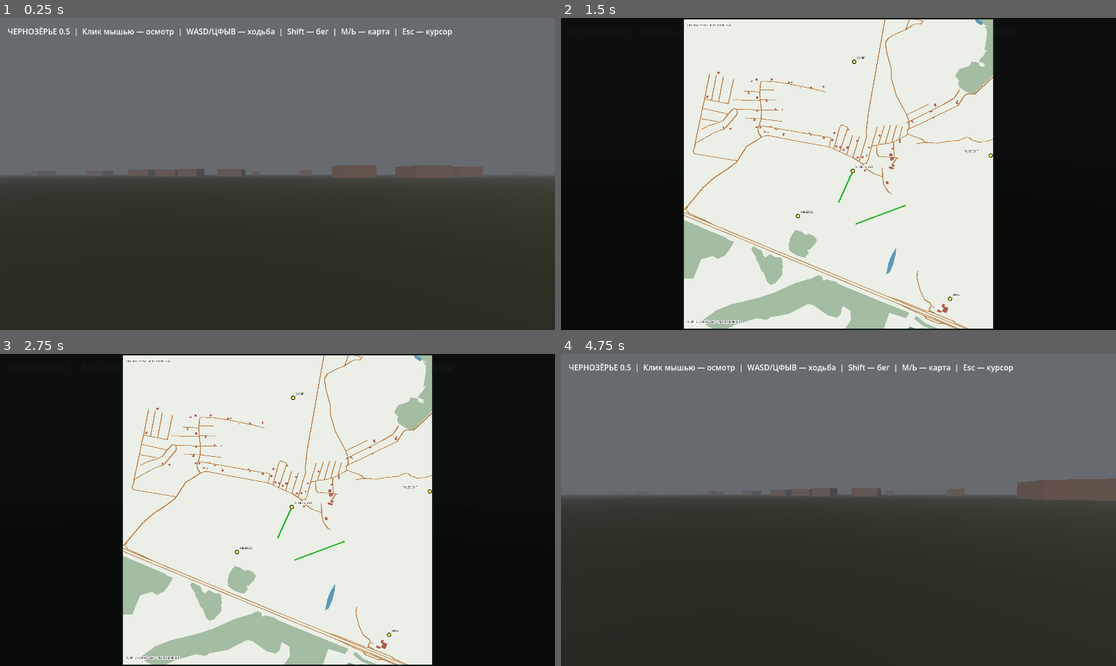
Above: before the commit, frames 1-4 (two rows, left to right).
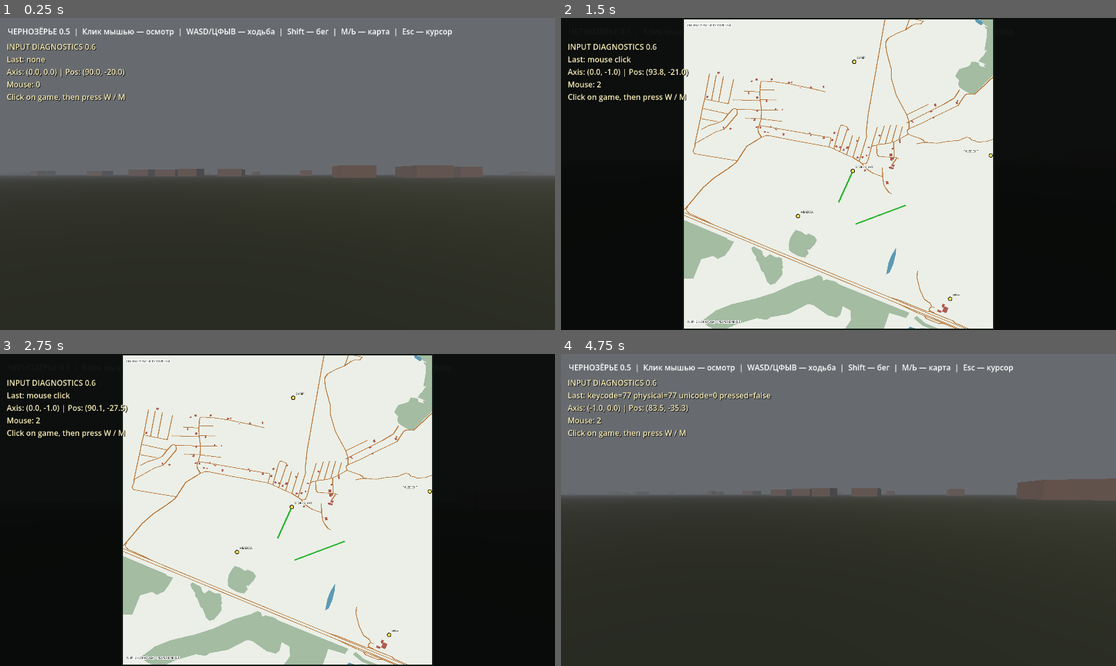
Above: after the commit, the same moments.

Repository: blacklambcult/chernozerye
Game: Godot game, scene res://main.tscn
The game is run twice, just before and just after one commit, with the same random seed, the same clock (stepped at 60 frames per second) and the same inputs.
Inputs (mouse positions are in pixels of both pictures, inside the frame that each line leads up to):
- Up to frame 1 (0.25 s): no input
- Up to frame 2 (1.5 s): tap Enter at 0.5 s; move the mouse to (960, 158) at 0.52 s; hold D 0.53-1.28 s; hold Space 0.53-1.28 s; tap M at 0.6 s; click (960, 158) at 0.67 s; move the mouse to (810, 174) at 1.27 s; hold W from 1.28 s (still down); tap Space at 1.35 s; click (810, 174) at 1.42 s
- Up to frame 3 (2.75 s): keep holding W; tap Space at 1.52, 1.82 s; tap M at 1.55, 2.1 s; move the mouse to (288, 503) at 2.02 s; hold Space from 2.03 s (still down); click (288, 503) at 2.17 s
- Up to frame 4 (4.75 s): move the mouse to (832, 516) at 2.77 s; release Space at 2.78 s; tap Shift at 2.85 s; click (832, 516) at 2.92 s; tap Space at 3.02, 3.32, 4.35, 4.52 s; tap M at 3.05, 3.6, 4.55 s; tap Enter at 3.5 s; move the mouse to (877, 513) at 3.52 s; hold Space 3.53-4.28 s; click (877, 513) at 3.67 s; tap Escape at 4.15 s; move the mouse to (672, 463) at 4.27 s; release W at 4.28 s; hold A from 4.28 s (still down); click (672, 463) at 4.42 s

The runs differ from the first frame. In frame 1, 1.0% of the frame differs, in the area x 1-23%, y 8-28%; in frame 2, 0.8%; in frame 3, 0.8%; in frame 4, 1.4%, in the area x 1-38%, y 8-28%.

Commit message:
debug: diagnose browser key events, pointer lock and player movement

Diff:
--- a/godot/player.gd
+++ b/godot/player.gd
@@ -4,7 +4,12 @@
 const SPRINT_SPEED := 10.0
 const JUMP := 4.5
 const MOUSE_SENS := 0.002
+
 var camera: Camera3D
+var status_label: Label
+var last_event := "none"
+var pressed := {"w": false, "a": false, "s": false, "d": false, "m": false}
+var map_open := false
 
 func _ready() -> void:
     camera = Camera3D.new()
@@ -18,32 +23,57 @@
     collision.position.y = 0.9
     collision.shape = shape
     add_child(collision)
-    # Browser pointer lock requires a user gesture. Click the game to capture the mouse.
     Input.mouse_mode = Input.MOUSE_MODE_VISIBLE
+    var hud := CanvasLayer.new()
+    hud.layer = 30
+    add_child(hud)
+    status_label = Label.new()
+    status_label.position = Vector2(14, 48)
+    status_label.add_theme_color_override("font_color", Color("#fcf1bb"))
+    status_label.add_theme_color_override("font_shadow_color", Color.BLACK)
+    status_label.add_theme_constant_override("shadow_offset_x", 1)
+    status_label.add_theme_constant_override("shadow_offset_y", 1)
+    status_label.mouse_filter = Control.MOUSE_FILTER_IGNORE
+    hud.add_child(status_label)
+
+func _matches(event: InputEventKey, latin: int, cyrillic: String) -> bool:
+    return event.physical_keycode == latin or event.keycode == latin or (event.unicode != 0 and char(event.unicode).to_lower() == cyrillic)
 
 func _input(event: InputEvent) -> void:
-    if event is InputEventMouseButton and event.pressed and event.button_index == MOUSE_BUTTON_LEFT:
+    if event is InputEventMouseButton and event.button_index == MOUSE_BUTTON_LEFT and event.pressed:
+        last_event = "mouse click"
         if Input.mouse_mode != Input.MOUSE_MODE_CAPTURED:
             Input.mouse_mode = Input.MOUSE_MODE_CAPTURED
-            get_viewport().set_input_as_handled()
-            return
-    if event is InputEventMouseMotion and Input.mouse_mode == Input.MOUSE_MODE_CAPTURED:
+    elif event is InputEventMouseMotion and Input.mouse_mode == Input.MOUSE_MODE_CAPTURED:
         rotate_y(-event.relative.x * MOUSE_SENS)
         camera.rotate_x(-event.relative.y * MOUSE_SENS)
         camera.rotation.x = clampf(camera.rotation.x, -1.45, 1.45)
-    if event is InputEventKey and event.pressed and event.keycode == KEY_ESCAPE:
-        Input.mouse_mode = Input.MOUSE_MODE_VISIBLE if Input.mouse_mode == Input.MOUSE_MODE_CAPTURED else Input.MOUSE_MODE_CAPTURED
+        last_event = "mouse movement"
+    elif event is InputEventKey:
+        var key := event as InputEventKey
+        last_event = "keycode=%s physical=%s unicode=%s pressed=%s" % [key.keycode, key.physical_keycode, key.unicode, key.pressed]
+        if _matches(key, KEY_W, "ц"): pressed["w"] = key.pressed
+        if _matches(key, KEY_A, "ф"): pressed["a"] = key.pressed
+        if _matches(key, KEY_S, "ы"): pressed["s"] = key.pressed
+        if _matches(key, KEY_D, "в"): pressed["d"] = key.pressed
+        if _matches(key, KEY_M, "ь"): pressed["m"] = key.pressed
+        if key.pressed and key.keycode == KEY_ESCAPE:
+            Input.mouse_mode = Input.MOUSE_MODE_VISIBLE
 
 func _physics_process(delta: float) -> void:
-    if not is_on_floor(): velocity.y -= 17.0 * delta
-    if Input.is_key_pressed(KEY_SPACE) and is_on_floor(): velocity.y = JUMP
+    if not is_on_floor():
+        velocity.y -= 17.0 * delta
+    if (Input.is_key_pressed(KEY_SPACE) or Input.is_physical_key_pressed(KEY_SPACE)) and is_on_floor():
+        velocity.y = JUMP
     var axis := Vector2.ZERO
-    if Input.is_physical_key_pressed(KEY_W): axis.y -= 1.0
-    if Input.is_physical_key_pressed(KEY_S): axis.y += 1.0
-    if Input.is_physical_key_pressed(KEY_A): axis.x -= 1.0
-    if Input.is_physical_key_pressed(KEY_D): axis.x += 1.0
-    var direction := (transform.basis * Vector3(axis.x, 0, axis.y)).normalized()
+    if pressed["w"] or Input.is_key_pressed(KEY_W) or Input.is_physical_key_pressed(KEY_W): axis.y -= 1.0
+    if pressed["s"] or Input.is_key_pressed(KEY_S) or Input.is_physical_key_pressed(KEY_S): axis.y += 1.0
+    if pressed["a"] or Input.is_key_pressed(KEY_A) or Input.is_physical_key_pressed(KEY_A): axis.x -= 1.0
+    if pressed["d"] or Input.is_key_pressed(KEY_D) or Input.is_physical_key_pressed(KEY_D): axis.x += 1.0
+    var direction := (transform.basis * Vector3(axis.x, 0.0, axis.y)).normalized()
     var speed := SPRINT_SPEED if Input.is_key_pressed(KEY_SHIFT) else SPEED
     velocity.x = direction.x * speed
     velocity.z = direction.z * speed
     move_and_slide()
+    if is_instance_valid(status_label):
+        status_label.text = "INPUT DIAGNOSTICS 0.6\nLast: %s\nAxis: %s | Pos: (%.1f, %.1f)\nMouse: %s\nClick on game, then press W / M" % [last_event, str(axis), position.x, position.z, str(Input.mouse_mode)]
